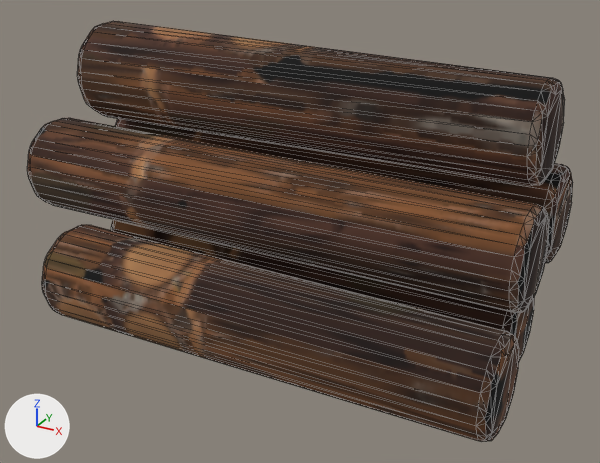
What one commit did to the glTF model game/assets/custom/woodpile.glb.
Before and after are seen from a camera (50 mm lens) standing at (0.933, -1.699, 1.091) and looking at (0.018, -0.034, 0.259). Lighting does not change. The marker at lower left points along +X, +Y and +Z. The older version comes first. Mesh edges are drawn as thin lines. Vertices at exactly the same position are counted once.

The first picture shows 'woodpile'.
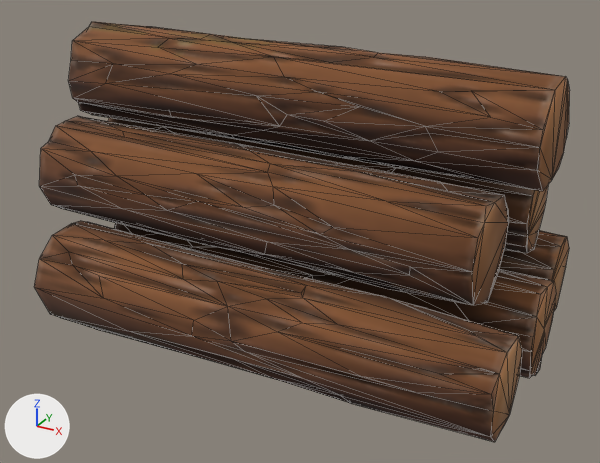
Diff of the bpy script that builds the scene:
```diff
--- a/game/assets/custom/woodpile.glb.py
+++ b/game/assets/custom/woodpile.glb.py
@@ me_woodpile @@
 # used by ob_woodpile; location = (0.046, -0.27, 0.13)
-me_woodpile.from_pydata(...)  # 840 vertices, 1656 faces; spans x -0.725..0.575, y -0.127..0.667, z -0.123..0.589
+me_woodpile.from_pydata(...)  # 612 vertices, 1200 faces; spans x -0.672..0.585, y -0.126..0.625, z -0.328..0.452
+# me_woodpile part 1: the loose piece of 140 vertices spanning x -0.573..0.573, y -0.127..0.124, z -0.121..0.12 is rebuilt with 102 vertices and now spans x -0.574..0.574, y -0.126..0.127, z -0.129..0.129
+# me_woodpile part 2: the loose piece of 140 vertices spanning x -0.725..0.575, y 0.015..0.259, z 0.11..0.349 is rebuilt with 99 vertices and now spans x -0.67..0.486, y 0.082..0.35, z 0.032..0.291
+# me_woodpile part 3: the loose piece of 140 vertices spanning x -0.588..0.537, y 0.145..0.398, z -0.123..0.127 is rebuilt with 100 vertices and now spans x -0.569..0.585, y 0.127..0.386, z -0.226..0.029
+# me_woodpile part 4: the loose piece of 140 vertices spanning x -0.665..0.564, y 0.276..0.532, z 0.108..0.354 is rebuilt with 110 vertices and now spans x -0.672..0.563, y 0.284..0.561, z 0.196..0.452
+# me_woodpile part 5: the loose piece of 140 vertices spanning x -0.63..0.487, y 0.414..0.667, z -0.119..0.122 is rebuilt with 102 vertices and now spans x -0.669..0.513, y 0.318..0.589, z -0.064..0.2
+# me_woodpile part 6: a new loose piece of 99 vertices spanning x -0.635..0.559, y 0.368..0.625, z -0.328..-0.069, in mat_woodpile_painted (picture img_woodpile_paint)
+# me_woodpile part 7: the loose piece of 140 vertices spanning x -0.642..0.549, y 0.147..0.397, z 0.339..0.589 is deleted
 me_woodpile.materials.append(mat_woodpile_painted)
@@ ob_woodpile @@
 ob_woodpile.location = (0.046, -0.27, 0.13)
+ob_woodpile.rotation_euler = (0.379, 0.0, 0.0164)  # degrees (22, 0, 0.9)
```

Changed parts and their boxes [x1, y1, x2, y2] in the pictures (600 x 463 px):
'woodpile', reshaped, turned: before [27, 21, 573, 441]; after [34, 22, 570, 442]
part 1 of me_woodpile, rebuilt: before [42, 225, 519, 441]; after [34, 221, 522, 442]
part 2 of me_woodpile, rebuilt (10% narrower): before [27, 118, 549, 312]; after [39, 116, 509, 305]
part 3 of me_woodpile, rebuilt (10% taller): before [111, 219, 534, 360]; after [114, 223, 556, 378]
part 4 of me_woodpile, rebuilt: before [115, 119, 573, 263]; after [68, 22, 570, 191]
part 5 of me_woodpile, rebuilt (not visible before): after [108, 117, 548, 253]
part 6 of me_woodpile, added (brown): after [499, 230, 569, 311]
part 7 of me_woodpile, deleted (brown): before [77, 21, 565, 186]
